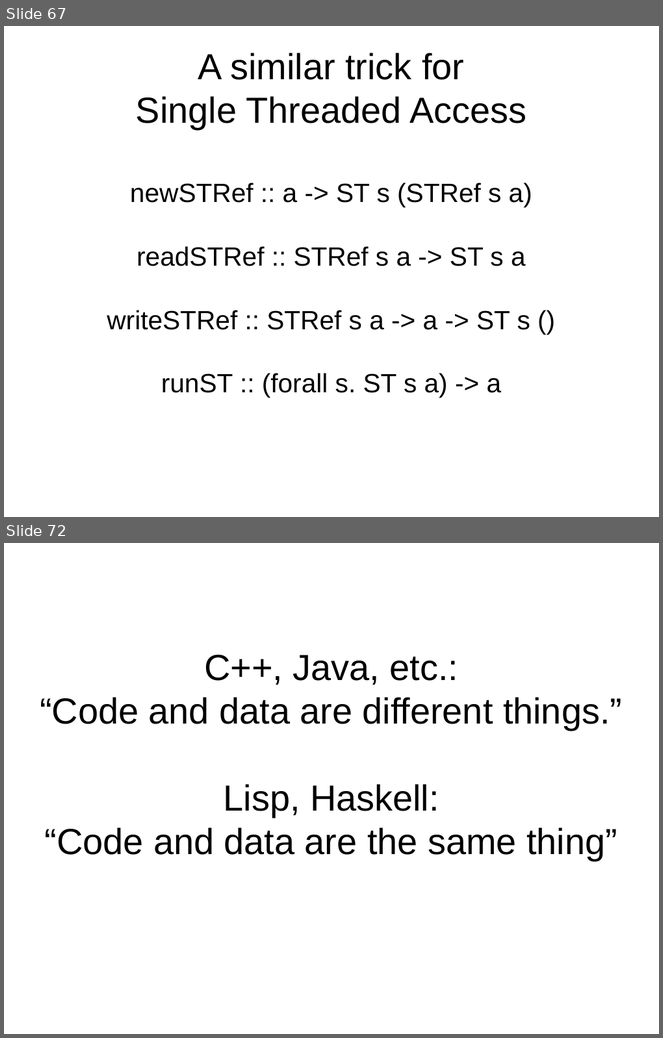
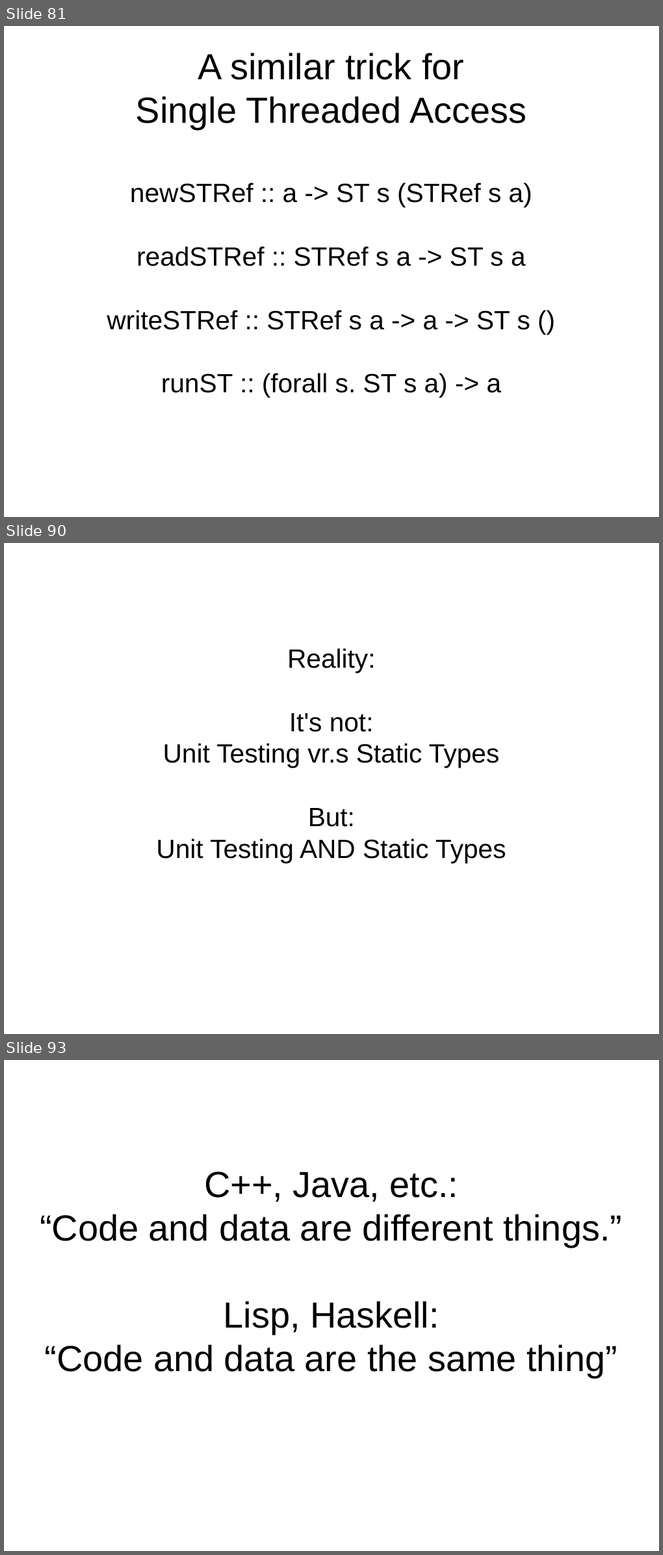
Before and after one commit to bhurt/presentations, a slide deck: statictyping.odp. Shown one above the other, each under a label of ours: slides 67 and 72 before the commit, slides 81, 90 and 93 after it; the slides between them are not shown. The pictures are 663x1038 and 663x1555 pixels, drawn with LibreOffice and Linux fonts; fonts in the diff are those of the drawing. Boxes give left, top, right and bottom in pixels: in the first picture for what was removed or moved away, otherwise in the second. Text is boxed around its words. In the diff, an @@ line names an element or a change of style, - is before the commit and + after.

```diff
--- a/statictyping.odp
+++ b/statictyping.odp
@@ slide 90 added at [4,543,659,1034], background #FFFFFF @@
@@ subtitle added at [156,648,506,863], 32 pt, text #000000 @@
+Reality:
+It's not:
+Unit Testing vr.s Static Types
+But:
+Unit Testing AND Static Types
@@ what was slide 67 is now slide 81 @@
@@ what was slide 72 is now slide 93 @@
```
Also in this commit, not shown: 3 slides changed, 16 other slides added, 7 slides removed.
